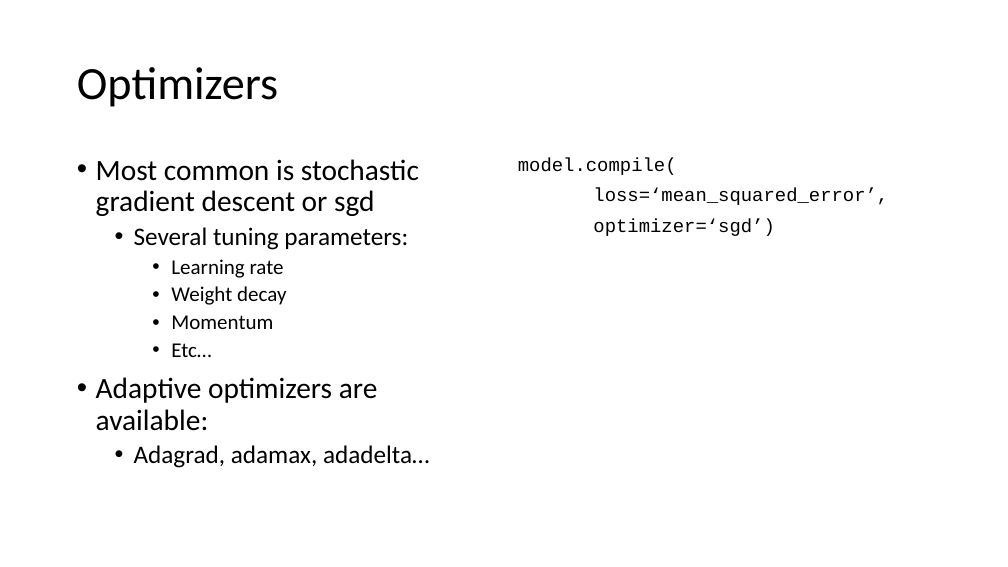
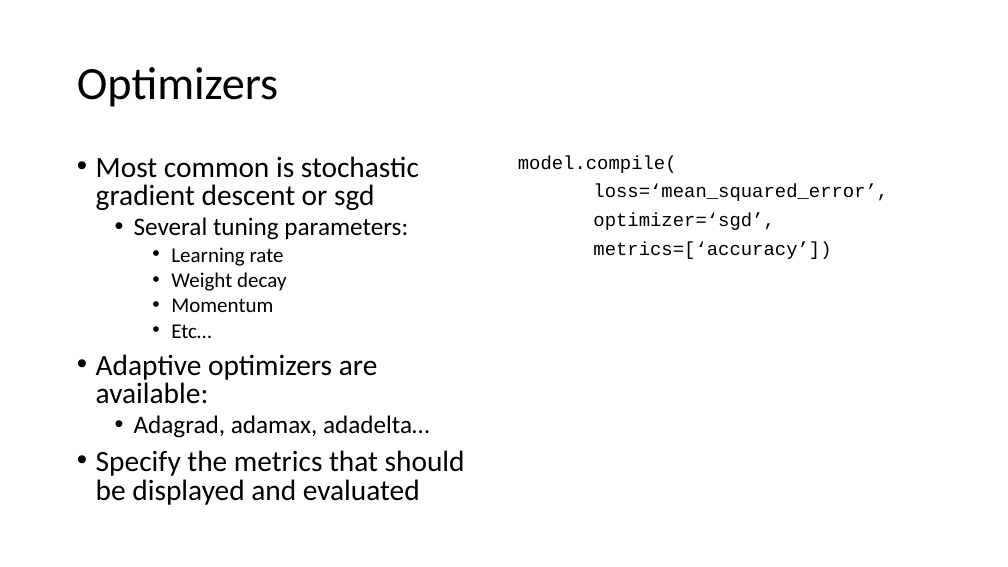
Before and after one commit to gmarchet/dnn-workshop, a slide deck: slide 8 of day1/Introduction to Keras - Part 2.pptx. Drawn at 1008x567 pixels with LibreOffice and Linux fonts; fonts in the diff are those of the drawing. Boxes give left, top, right and bottom in pixels: in the first picture for what was removed or moved away, otherwise in the second. Text is boxed around its words. In the diff, an @@ line names an element or a change of style, - is before the commit and + after.

```diff
--- a/day1/Introduction to Keras - Part 2.pptx
+++ b/day1/Introduction to Keras - Part 2.pptx
@@ text at (96, 156, 429, 438): line spacing 0.9 to 0.8 @@
@@ text at (518, 156, 888, 201): line spacing 0.9 to 0.8 @@
@@ text at (593, 213, 831, 259): text changed @@
-optimizer=‘sgd’)
+optimizer=‘sgd’,
+metrics=[‘accuracy’])
@@ text at (96, 450, 465, 505): paragraph added @@
+• Specify the metrics that should be displayed and evaluated
```
Also in this commit, not shown: 2 other slides changed, 1 other file.
